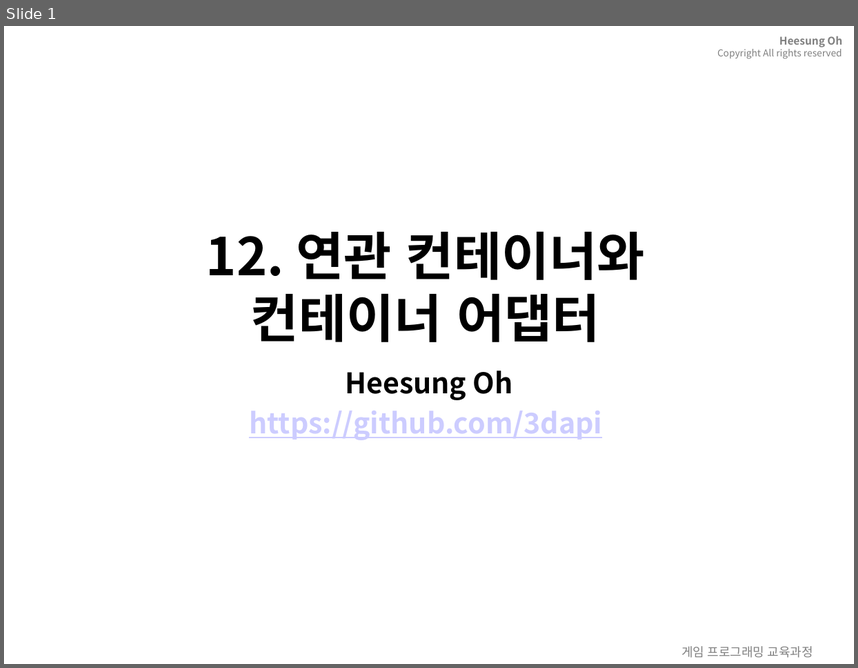
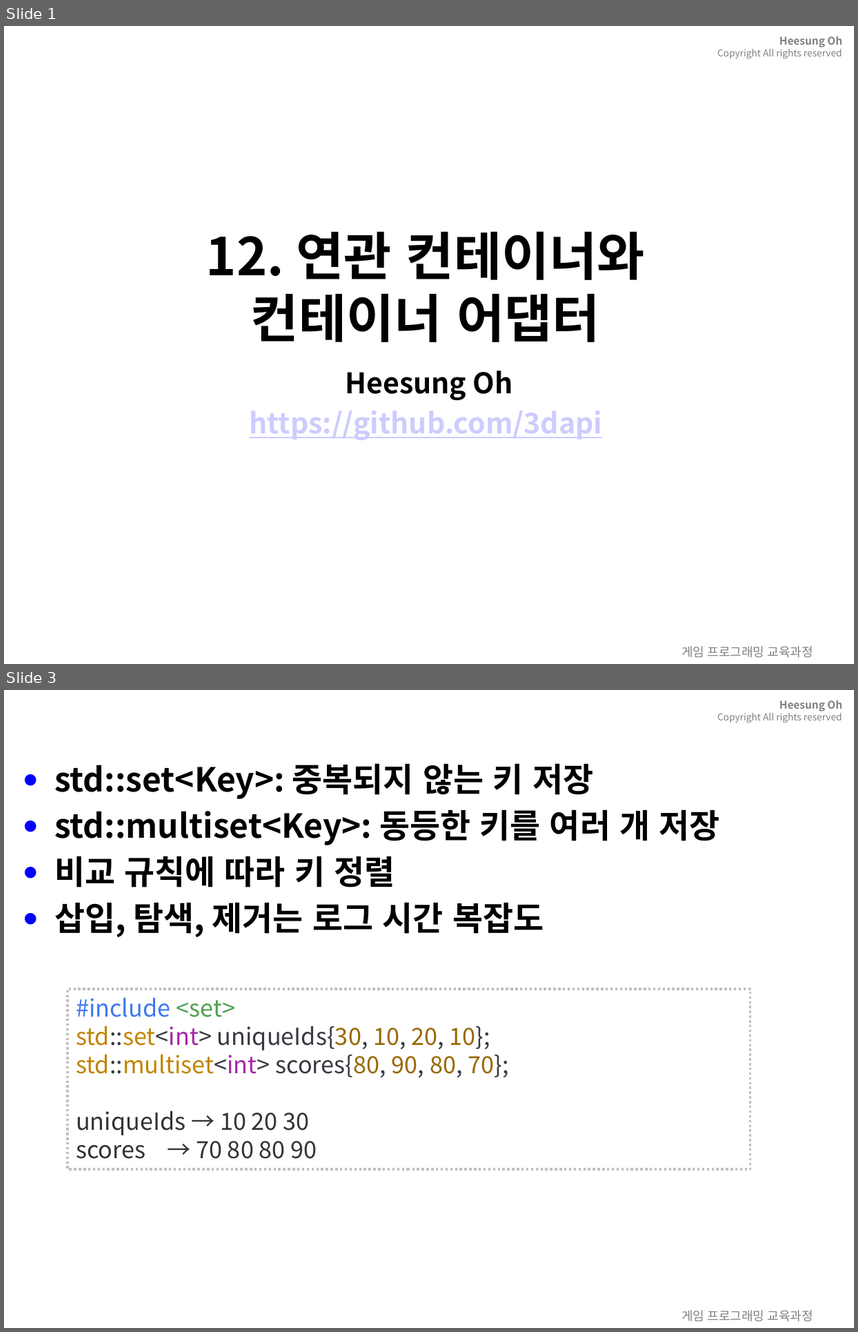
Before and after one commit to 3dapi/bs02_cpp, a slide deck: doc/ppt/12.associativeContainer.pptx. Shown one above the other, each under a label of ours: slide 1 before the commit, slides 1 and 3 after it; the slides between them are not shown. The pictures are 858x668 and 858x1332 pixels, drawn with LibreOffice and Linux fonts; fonts in the diff are those of the drawing; background and template pictures are left out. Boxes give left, top, right and bottom in pixels: in the first picture for what was removed or moved away, otherwise in the second. Text is boxed around its words. In the diff, an @@ line names an element or a change of style, - is before the commit and + after.

```diff
--- a/doc/ppt/12.associativeContainer.pptx
+++ b/doc/ppt/12.associativeContainer.pptx
@@ slide 3 added at box(4, 690, 854, 1328), background picture (left out); not listed: 2 template elements that a slide beside it also shows @@
@@ title added at box(54, 765, 372, 845), 28 pt, text #FFFFFF, bold @@
+12.1 std::set과 std::multiset
@@ text added at box(54, 763, 720, 937), 28 pt, text #000000, bold @@
+● std::set<Key>: 중복되지 않는 키 저장
+● std::multiset<Key>: 동등한 키를 여러 개 저장
+● 비교 규칙에 따라 키 정렬
+● 삽입, 탐색, 제거는 로그 시간 복잡도
@@ rectangle added at box(67, 988, 751, 1169), outline #BFBFBF 2 pt dashed, 20 pt, text #383A42 @@
+#include <set>
+std::set<int> uniqueIds{30, 10, 20, 10};
+std::multiset<int> scores{80, 90, 80, 70};
+uniqueIds → 10 20 30
+scores → 70 80 80 90
```
Also in this commit, not shown: 51 other slides added, 55 slides removed, 28 other files.
